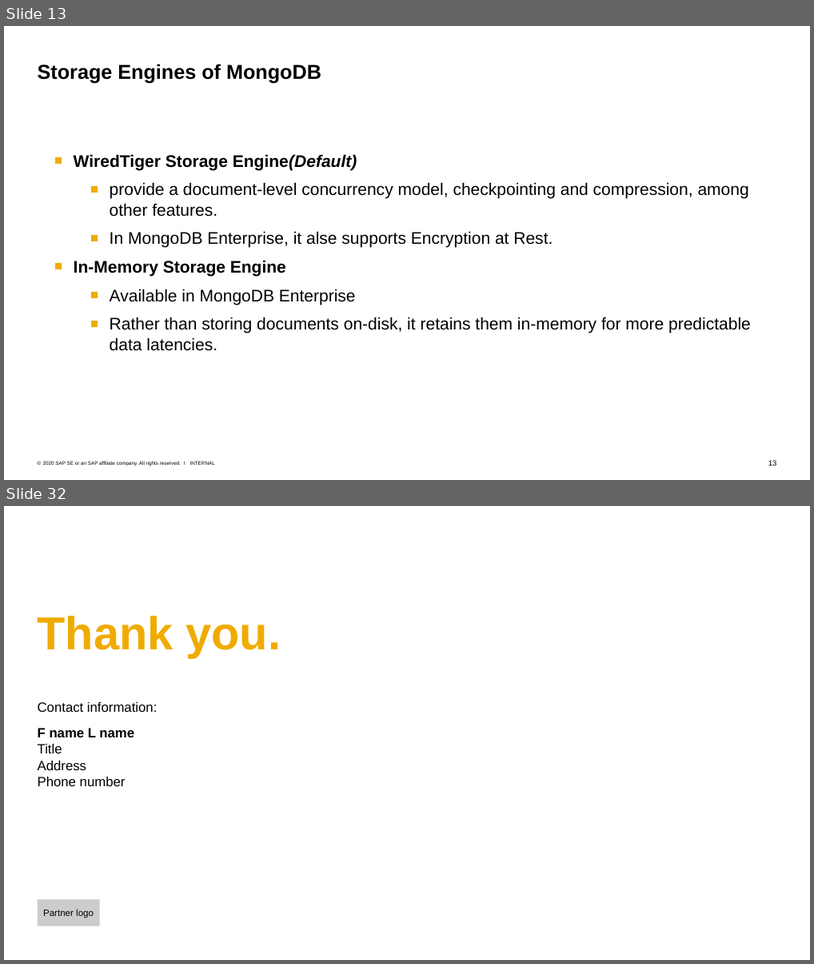
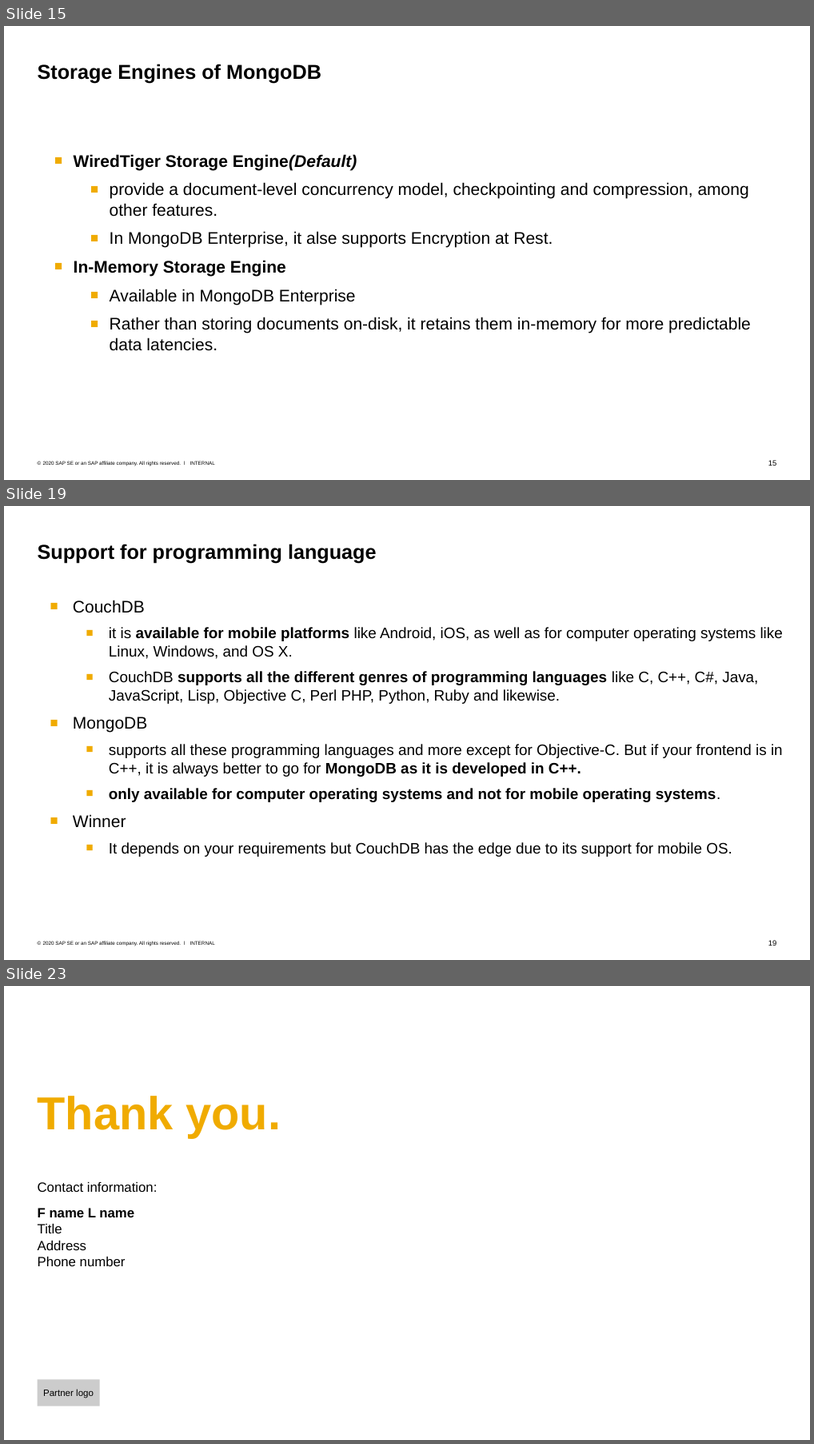
Before and after one commit to Voidkai/Survey_on_NoSQL, a slide deck: NoSQL/The_survey_on_MongoDB.pptx. Shown one above the other, each under a label of ours: slides 13 and 32 before the commit, slides 15, 19 and 23 after it; the slides between them are not shown. The pictures are 814x964 and 814x1444 pixels, drawn with LibreOffice and Linux fonts; fonts in the diff are those of the drawing; background and template pictures are left out. Boxes give left, top, right and bottom in pixels: in the first picture for what was removed or moved away, otherwise in the second. Text is boxed around its words. In the diff, an @@ line names an element or a change of style, - is before the commit and + after.

```diff
--- a/NoSQL/The_survey_on_MongoDB.pptx
+++ b/NoSQL/The_survey_on_MongoDB.pptx
@@ slide 19 added at [4,506,810,960], background #FFFFFF; not listed: 3 template elements that a slide beside it also shows @@
@@ title added at [38,544,377,564], 24 pt, text #000000, bold @@
+Support for programming language
@@ text added at [73,600,783,856], 18 pt, text #000000 @@
+■ CouchDB
+  ■ it is available for mobile platforms like Android, iOS, as well as for computer operating systems like Linux, Windows, and OS X.
+  ■ CouchDB supports all the different genres of programming languages like C, C++, C#, Java, JavaScript, Lisp, Objective C, Perl PHP, Python, Ruby and likewise.
+■ MongoDB
+  ■ supports all these programming languages and more except for Objective-C. But if your frontend is in C++, it is always better to go for MongoDB as it is developed in C++.
+  ■ only available for computer operating systems and not for mobile operating systems.
+■ Winner
+  ■ It depends on your requirements but CouchDB has the edge due to its support for mobile OS.
@@ what was slide 13 is now slide 15 @@
@@ what was slide 32 is now slide 23 @@
```
Also in this commit, not shown: 2 slides changed, 7 other slides added, 18 slides removed.
